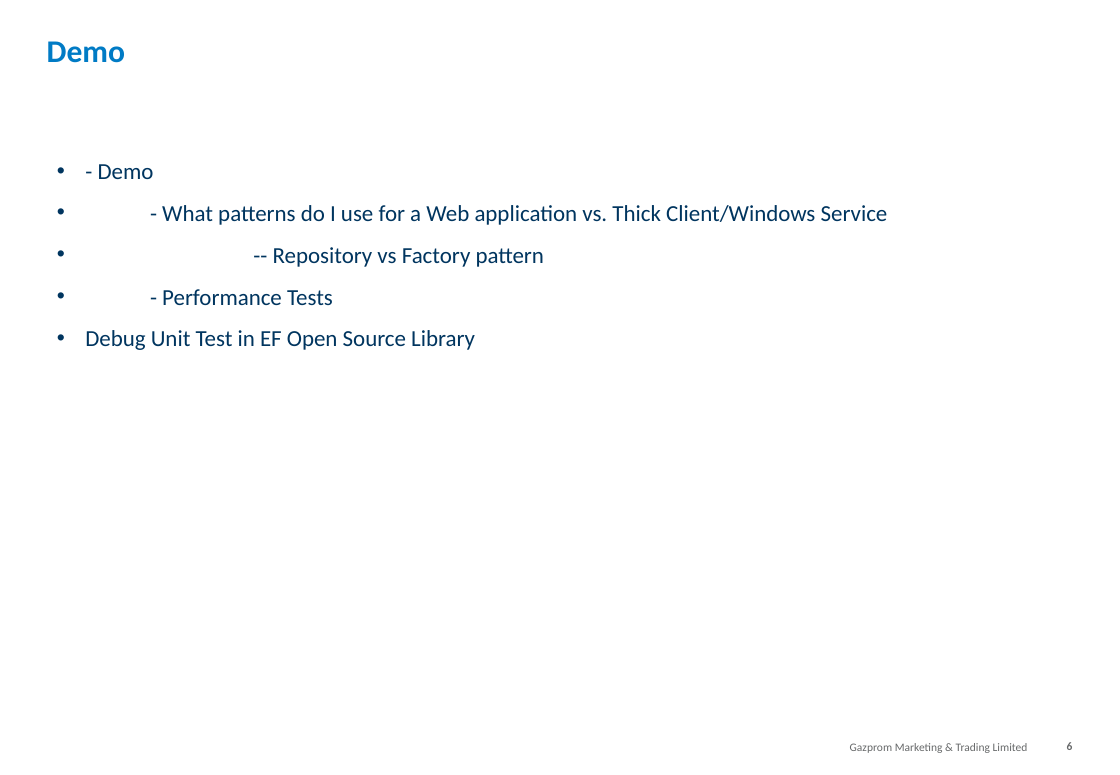
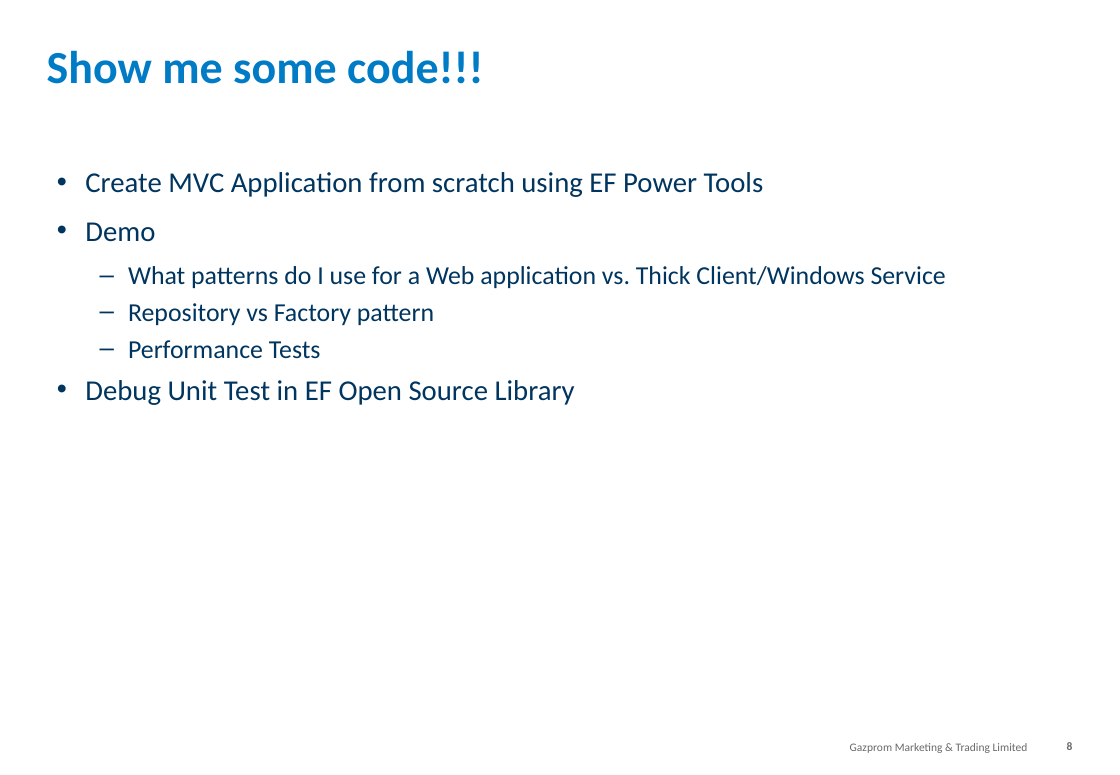
Before and after one commit to jeanhibbert/EfTestConsole, a slide deck: slide 8 of 20160128 Tech Punch - Entity Framework.pptx (slide 6 before the commit). Drawn at 1120x775 pixels with LibreOffice and Linux fonts; fonts in the diff are those of the drawing; background and template pictures are left out. Boxes give left, top, right and bottom in pixels: in the first picture for what was removed or moved away, otherwise in the second. Text is boxed around its words. In the diff, an @@ line names an element or a change of style, - is before the commit and + after.

```diff
--- a/20160128 Tech Punch - Entity Framework.pptx
+++ b/20160128 Tech Punch - Entity Framework.pptx
@@ title at <box>47,50,483,84</box>: text changed; size 22 to 32 pt @@
-Demo
+Show me some code!!!
@@ text "Create MVC Application from scratch ...": place and size @@
-text "Create MVC Application from scratch ..." at <box>85,164,888,350</box>
+text "Create MVC Application from scratch ..." at <box>85,172,946,405</box>
@@ text at <box>85,172,946,358</box>: text changed; size 16 to 18 pt @@
-• - Demo
-• - What patterns do I use for a Web application vs. Thick Client/Windows Service
-• -- Repository vs Factory pattern
-• - Performance Tests
+• Create MVC Application from scratch using EF Power Tools
+• Demo
+  – What patterns do I use for a Web application vs. Thick Client/Windows Service
+  – Repository vs Factory pattern
+  – Performance Tests
@@ text at <box>85,380,575,405</box>: size 16 to 20 pt in "Debug Unit Test in EF Open Source ..." @@
```
Also in this commit, not shown: 7 other slides changed, 2 slides added, 27 other files.
